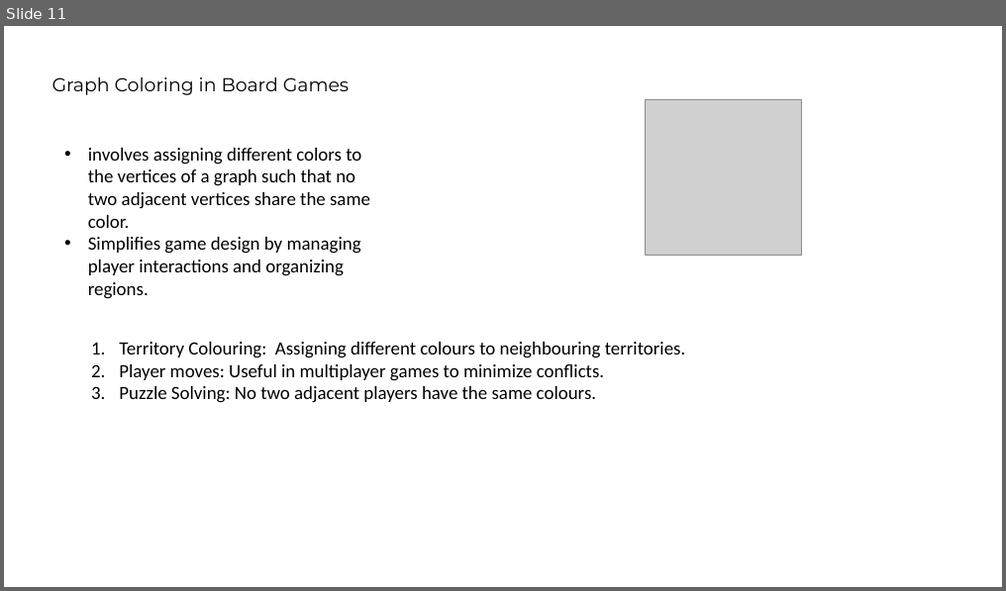
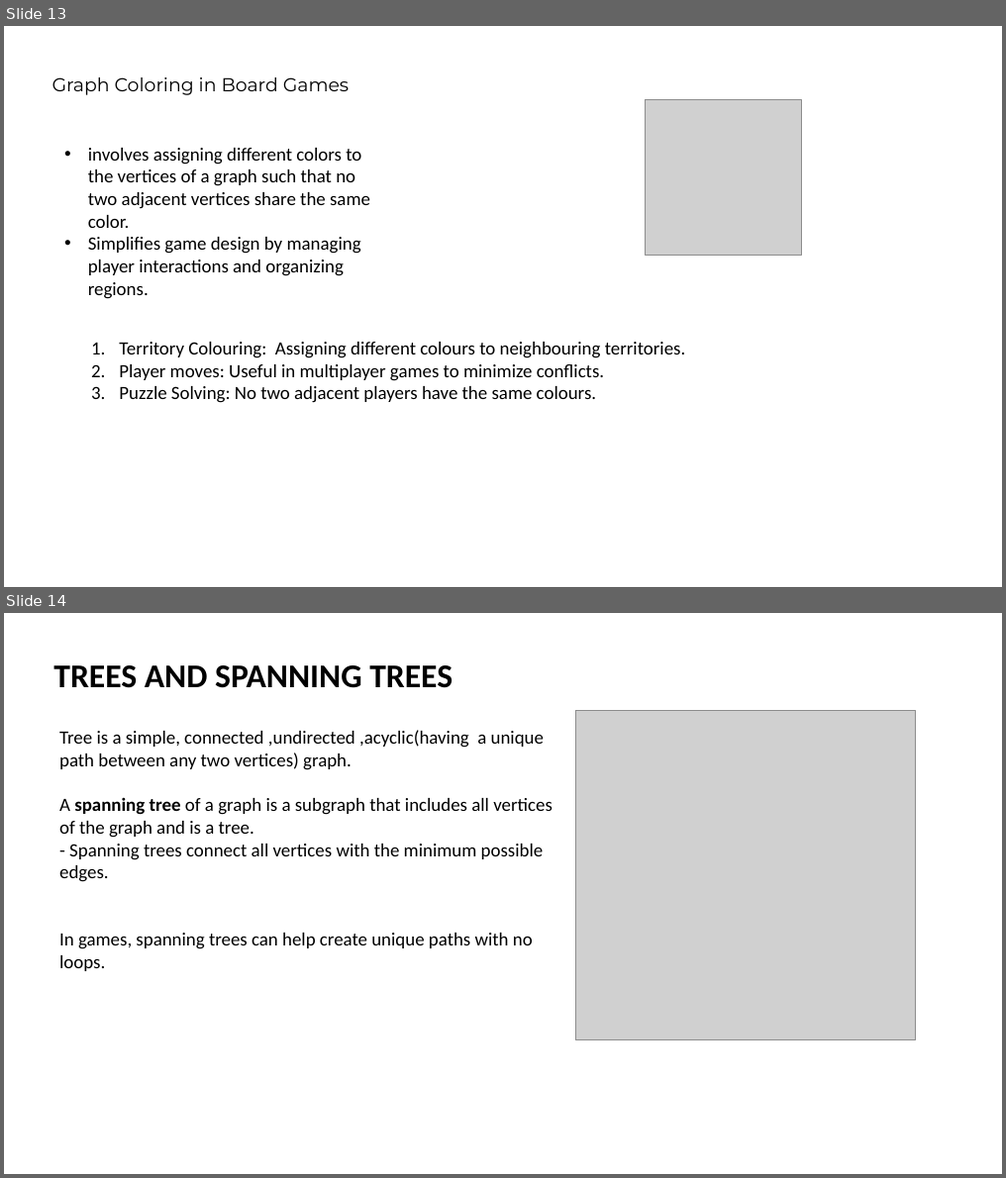
Before and after one commit to ibmbt/group5_graphtheory, a slide deck: group5_graphtheory.pptx. Shown one above the other, each under a label of ours: slide 11 before the commit, slides 13 and 14 after it. The pictures are 1006x591 and 1006x1178 pixels, drawn with LibreOffice and Linux fonts; fonts in the diff are those of the drawing; grey boxes stand for pictures. Boxes give left, top, right and bottom in pixels: in the first picture for what was removed or moved away, otherwise in the second. Text is boxed around its words. In the diff, an @@ line names an element or a change of style, - is before the commit and + after.

```diff
--- a/group5_graphtheory.pptx
+++ b/group5_graphtheory.pptx
@@ slide 14 added at (4,613,1002,1174), background #FFFFFF @@
@@ text added at (54,665,452,688), 32 pt, text #000000, bold @@
+TREES AND SPANNING TREES
@@ text added at (59,730,552,971), 18 pt, text #000000 @@
+Tree is a simple, connected ,undirected ,acyclic(having a unique path between any two vertices) graph.
+A spanning tree of a graph is a subgraph that includes all vertices of the graph and is a tree.
+- Spanning trees connect all vertices with the minimum possible edges.
+In games, spanning trees can help create unique paths with no loops.
@@ picture added at (575,710,916,1041) @@
@@ what was slide 11 is now slide 13 @@
```
Also in this commit, not shown: 2 other slides added, 1 slide removed, 1 other file.
